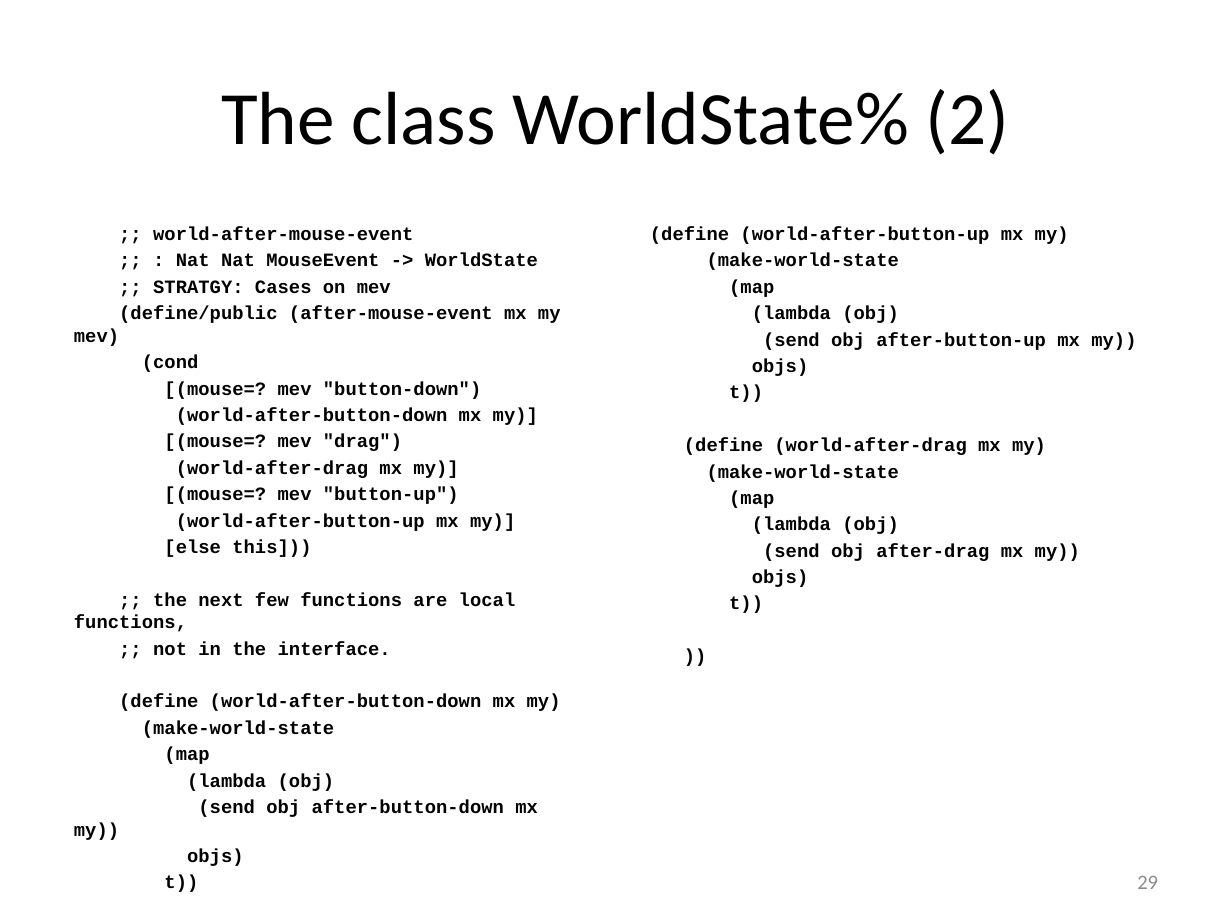
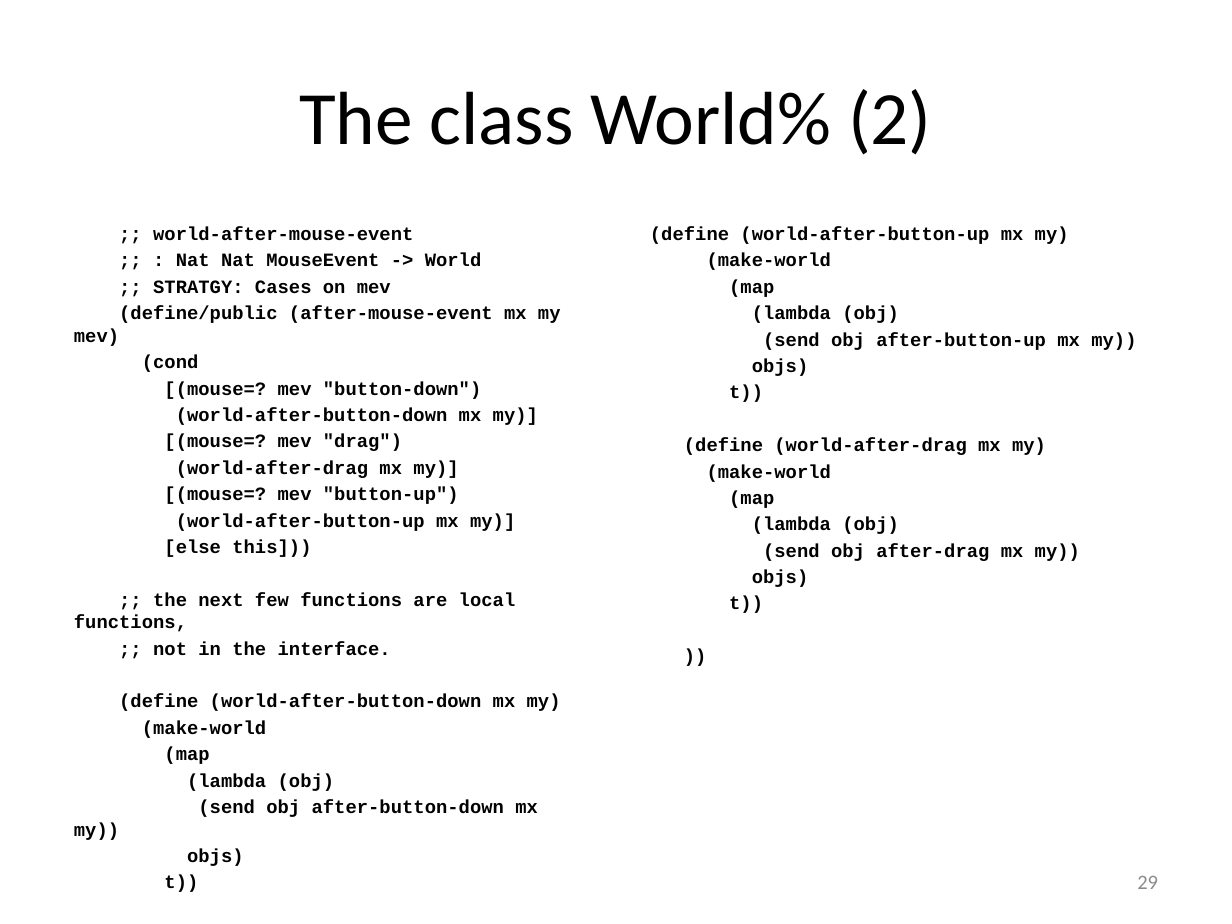
Before and after one commit to mwand/cs5010f16, a slide deck: slide 29 of Slides/Lesson 9.2 A Case Study- Space Invaders.pptx. Drawn at 1232x924 pixels with LibreOffice and Linux fonts; fonts in the diff are those of the drawing. Boxes give left, top, right and bottom in pixels: in the first picture for what was removed or moved away, otherwise in the second. Text is boxed around its words. In the diff, an @@ line names an element or a change of style, - is before the commit and + after.

```diff
--- a/Slides/Lesson 9.2 A Case Study- Space Invaders.pptx
+++ b/Slides/Lesson 9.2 A Case Study- Space Invaders.pptx
@@ title at <box>299,89,932,155</box>: text changed @@
-The class WorldState% (2)
+The class World% (2)
@@ text at <box>176,253,482,267</box>: text changed @@
-;; : Nat Nat MouseEvent -> WorldState
+;; : Nat Nat MouseEvent -> World
@@ text at <box>707,253,831,270</box>: text changed @@
-(make-world-state
+(make-world
@@ text at <box>707,464,831,482</box>: text changed @@
-(make-world-state
+(make-world
@@ text at <box>142,721,266,738</box>: text changed @@
-(make-world-state
+(make-world
```
Also in this commit, not shown: 14 other slides changed, 6 other files.
